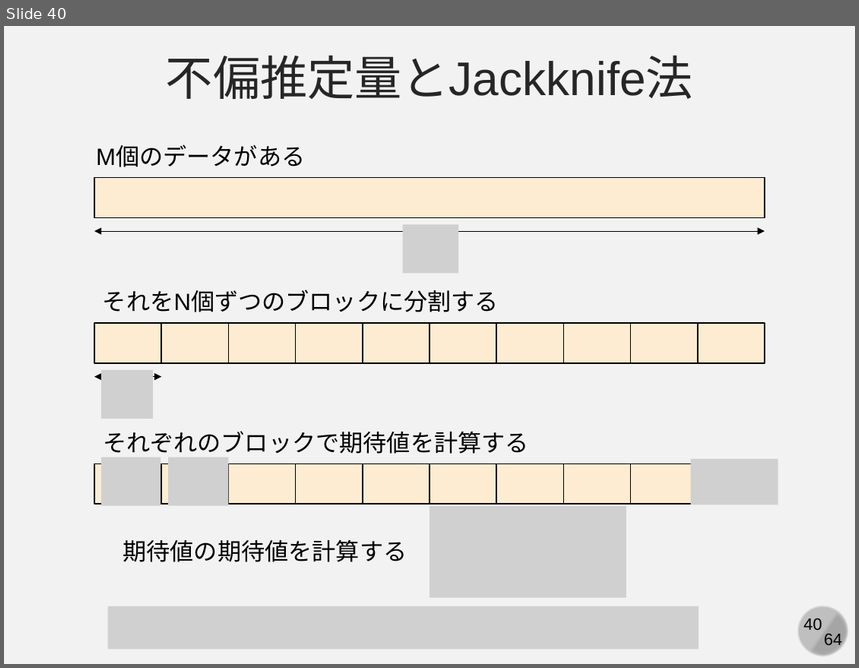
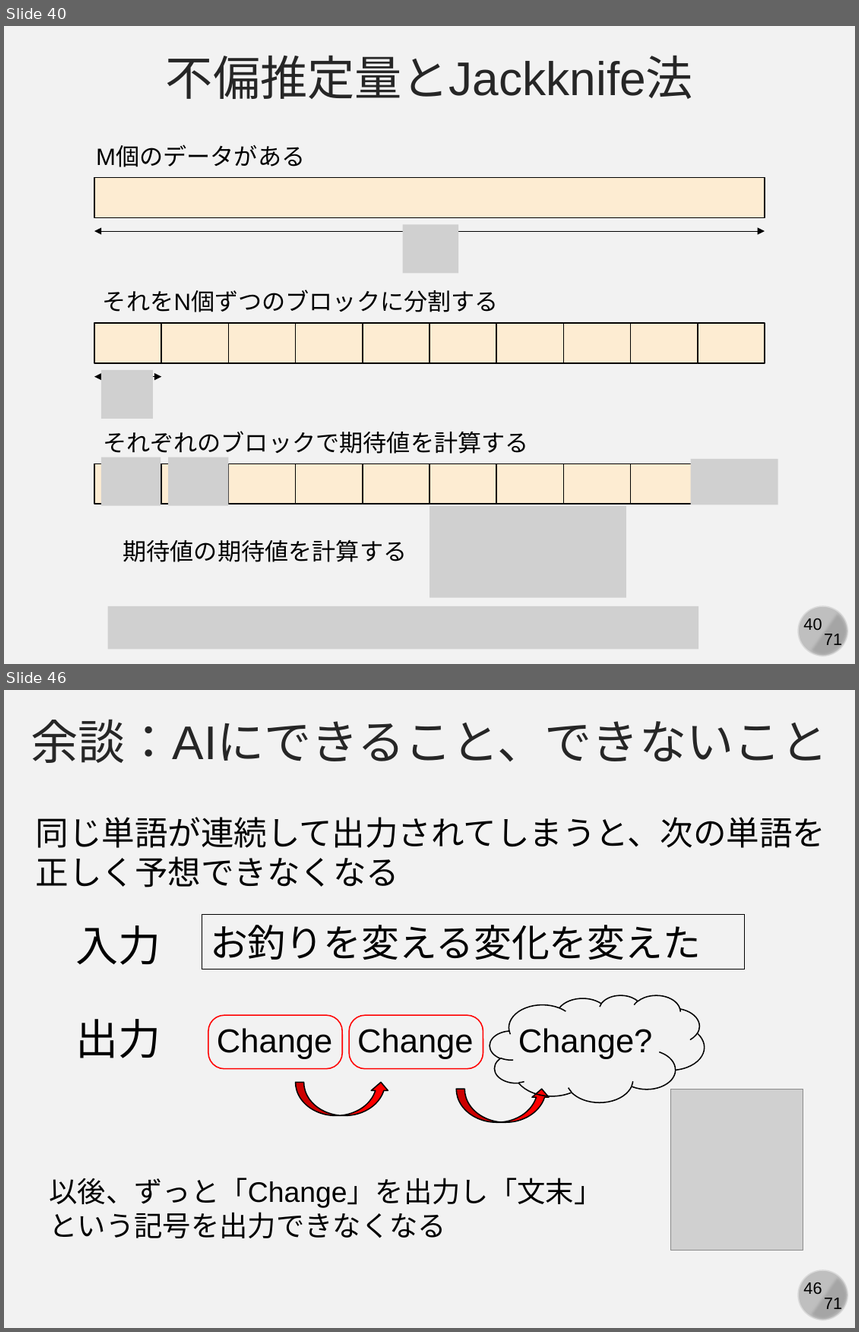
Before and after one commit to kaityo256/yamagata2022, a slide deck: 03_mc_advanced/yamagata03.pptx. Shown one above the other, each under a label of ours: slide 40 before the commit, slides 40 and 46 after it; the slides between them are not shown. The pictures are 859x668 and 859x1332 pixels, drawn with LibreOffice and Linux fonts; fonts in the diff are those of the drawing; grey boxes stand for pictures. Boxes give left, top, right and bottom in pixels: in the first picture for what was removed or moved away, otherwise in the second. Text is boxed around its words. In the diff, an @@ line names an element or a change of style, - is before the commit and + after.

```diff
--- a/03_mc_advanced/yamagata03.pptx
+++ b/03_mc_advanced/yamagata03.pptx
@@ slide 46 added at [4, 690, 855, 1328], background #F2F2F2; not listed: 4 template elements that a slide beside it also shows @@
@@ text added at [31, 719, 829, 763], 40 pt, text #262626 @@
+余談：AIにできること、できないこと
@@ text added at [36, 817, 826, 888], 28 pt, text #000000 @@
+同じ単語が連続して出力されてしまうと、次の単語を
+正しく予想できなくなる
@@ rectangle added at [202, 915, 744, 969], outline #000000 0.75 pt, 32 pt, text #000000 @@
+お釣りを変える変化を変えた
@@ text added at [76, 926, 161, 965], 36 pt, text #000000 @@
+入力
@@ cloud added at [490, 996, 705, 1103], outline #000000 1 pt @@
@@ text added at [76, 1019, 161, 1059], 36 pt, text #000000 @@
+出力
@@ rounded rectangle added at [208, 1015, 342, 1068], outline #FF0000 1 pt @@
@@ text added at [217, 1028, 332, 1059], 28 pt, text #000000 @@
+Change
@@ rounded rectangle added at [350, 1015, 484, 1068], outline #FF0000 1 pt @@
@@ text added at [357, 1028, 473, 1059], 28 pt, text #000000 @@
+Change
@@ text added at [519, 1028, 653, 1059], 28 pt, text #000000 @@
+Change?
@@ curved up arrow added at [296, 1082, 389, 1116], fill #FF0000, outline #000000 1 pt @@
@@ curved up arrow added at [456, 1089, 550, 1122], fill #FF0000, outline #000000 1 pt @@
@@ picture added at [671, 1089, 803, 1251] @@
@@ text added at [49, 1178, 602, 1239], 24 pt, text #000000 @@
+以後、ずっと「Change」を出力し「文末」という記号を出力できなくなる
@@ slide 40 changed as well @@
@@ text at [824, 634, 842, 649]: text changed @@
-64
+71
```
Also in this commit, not shown: 63 other slides changed, 6 other slides added.
